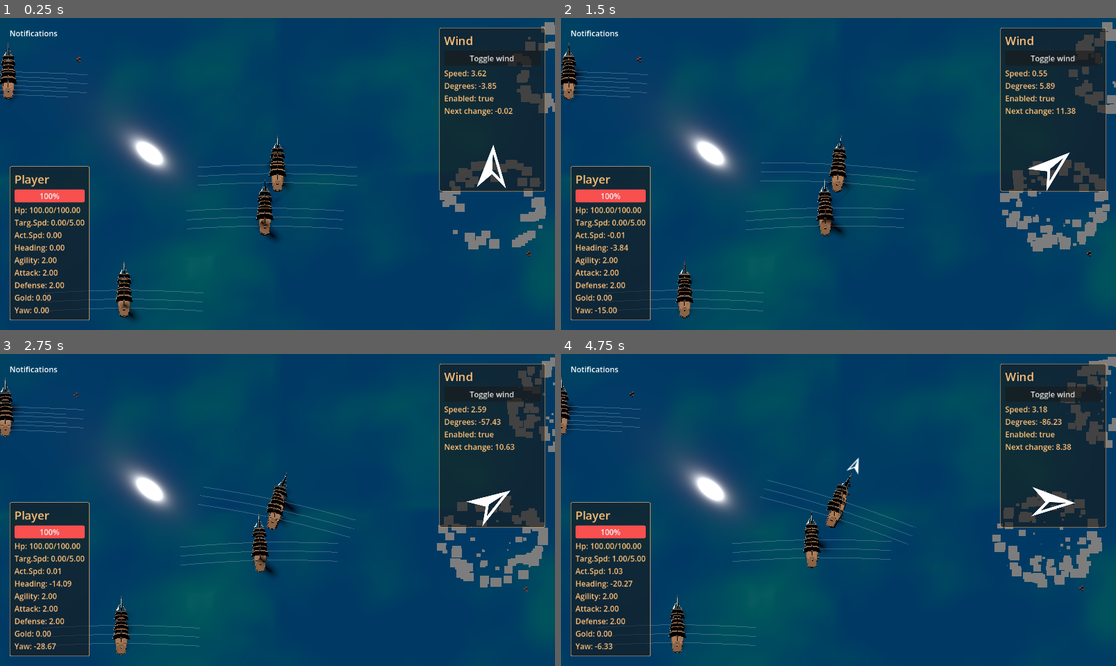
Above: before the commit, frames 1-4 (two rows, left to right).
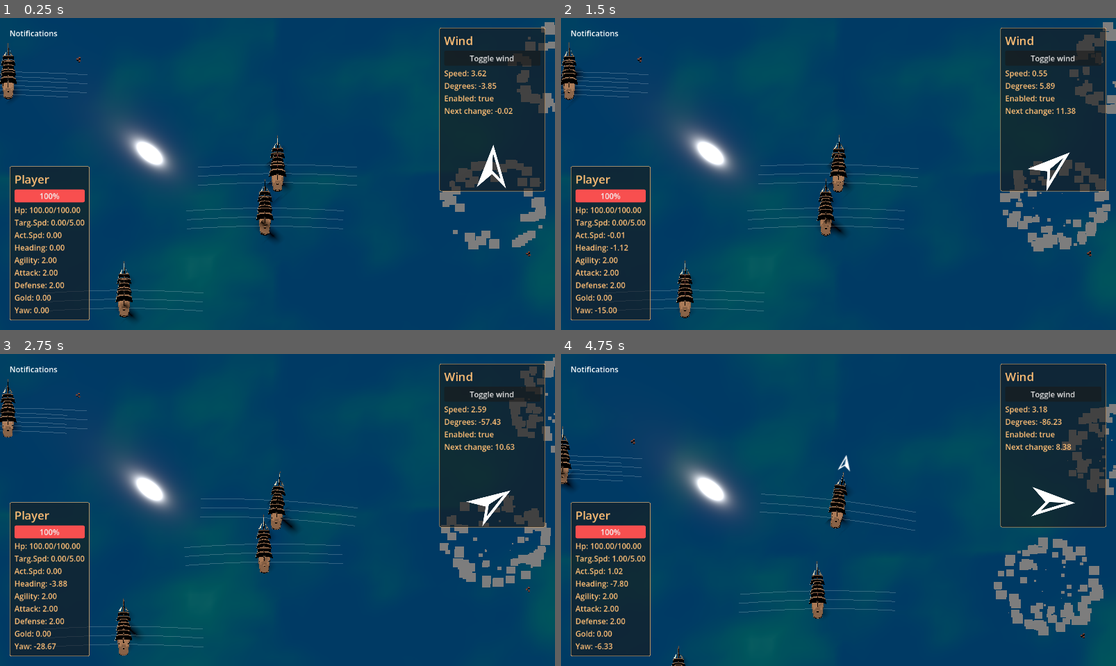
Above: after the commit, the same moments.

Repository: Munghard/pirates
Game: Godot game, scene res://Scenes/world.tscn
The game is run twice, just before and just after one commit, with the same random seed, the same clock (stepped at 60 frames per second) and the same inputs.
Inputs (mouse positions are in pixels of both pictures, inside the frame that each line leads up to):
- Up to frame 1 (0.25 s): no input
- Up to frame 2 (1.5 s): tap Enter at 0.5, 0.6, 1.35 s; move the mouse to (960, 158) at 0.52 s; hold D 0.53-1.28 s; click (960, 158) at 0.67 s; move the mouse to (727, 189) at 1.27 s; hold S from 1.28 s (still down)
- Up to frame 3 (2.75 s): move the mouse to (333, 441) at 2.02 s; release S at 2.03 s; hold D from 2.03 s (still down); tap Enter at 2.1 s
- Up to frame 4 (4.75 s): move the mouse to (810, 572) at 2.77 s; release D at 2.78 s; hold W 2.78-3.53 s; tap Enter at 2.85, 3.6, 4.35 s; click (810, 572) at 2.92 s; move the mouse to (1005, 556) at 3.52 s; hold A from 3.53 s (still down); move the mouse to (672, 463) at 4.27 s

The runs differ from the first frame. In frame 1, less than 0.1% of the frame differs, in the area x 0-52%, y 17-94%; in frame 2, 1.3%; in frame 3, 3.6%; in frame 4, 8.0%, in the area x 0-100%, y 0-100%.

Commit message:
rotations working now

Diff:
--- a/Scenes/enemy_ship.tscn
+++ b/Scenes/enemy_ship.tscn
@@ -11,7 +11,7 @@
 [sub_resource type="BoxShape3D" id="BoxShape3D_ovko2"]
 size = Vector3(1.1582031, 1.4629517, 4.948715)
 
-[node name="enemy_ship" type="RigidBody3D" unique_id=1754202150 node_paths=PackedStringArray("floater", "canons_port", "canons_starboard")]
+[node name="enemy_ship" type="RigidBody3D" unique_id=1754202150 node_paths=PackedStringArray("floater", "target_arrow", "canons_port", "canons_starboard")]
 mass = 100000.0
 gravity_scale = 0.0
 angular_damp = 5.0
@@ -20,6 +20,7 @@
 navy_ship = ExtResource("3_c6fo0")
 merchant_ship = ExtResource("4_ovko2")
 floater = NodePath("floater")
+target_arrow = NodePath("target_arrow")
 loot = ExtResource("4_a0oot")
 canons_port = [NodePath("Canon"), NodePath("Canon2"), NodePath("Canon3")]
 canons_starboard = [NodePath("Canon4"), NodePath("Canon5"), NodePath("Canon6")]
@@ -36,6 +37,14 @@
 
 [node name="Sprite3D" type="Sprite3D" parent="forward_arrow" unique_id=963629054]
 transform = Transform3D(1, 0, 0, 0, -4.371139e-08, -1, 0, 1, -4.371139e-08, 0, 0, 1.0000001)
+texture = ExtResource("6_c6fo0")
+
+[node name="target_arrow" type="Node3D" parent="." unique_id=148711982]
+transform = Transform3D(1, 0, 0, 0, 1, 0, 0, 0, 1, 0, 4.6925354, -0.48188114)
+
+[node name="Sprite3D" type="Sprite3D" parent="target_arrow" unique_id=1119686509]
+transform = Transform3D(1, 0, 0, 0, -4.371139e-08, -1, 0, 1, -4.371139e-08, 0, 0, 1.0000001)
+modulate = Color(1, 0.33999997, 0.33999997, 1)
 texture = ExtResource("6_c6fo0")
 
 [node name="Canon" parent="." unique_id=101832743 instance=ExtResource("7_c6fo0")]
--- a/Scenes/maelstrom.tscn
+++ b/Scenes/maelstrom.tscn
@@ -1,6 +1,6 @@
 [gd_scene format=3 uid="uid://c4w0h65nmvokw"]
 
-[ext_resource type="Script" uid="uid://busan32mauwi4" path="res://Scenes/maelstrom.gd" id="1_8s505"]
+[ext_resource type="Script" uid="uid://busan32mauwi4" path="res://Scripts/maelstrom.gd" id="1_8s505"]
 
 [sub_resource type="Curve" id="Curve_c5t2i"]
 _data = [Vector2(0, 0), 0.0, 0.0, 0, 0, Vector2(0.15862069, 1), 0.0, 0.0, 0, 0, Vector2(0.97931033, 0), -2.317815, 0.0, 0, 0]
--- a/Scenes/world.tscn
+++ b/Scenes/world.tscn
@@ -152,6 +152,7 @@
 textureSize = 512
 
 [node name="PlayerShip" parent="." unique_id=7143519 node_paths=PackedStringArray("canons_port", "canons_starboard") instance=ExtResource("1_fo5ed")]
+linear_damp = 1.0
 script = ExtResource("3_5v1tr")
 loot = ExtResource("5_5v1tr")
 canons_port = [NodePath("Canon"), NodePath("Canon2"), NodePath("Canon3")]
--- a/Scripts/EnemyShip.gd
+++ b/Scripts/EnemyShip.gd
@@ -6,6 +6,7 @@
 @export var navy_ship: PackedScene
 @export var merchant_ship: PackedScene
 @export var floater: Node3D
+@export var target_arrow: Node3D
 
 var change_route := 10.0
 var route_timer := 0.0
@@ -35,21 +36,21 @@
 func _ready() -> void:
 	var s
 	ship_name = "Navy"
-	max_hit_points = 150
+	max_hit_points = 75.0
 	s = navy_ship.instantiate()
 	defense = randi_range(1, 4)
 	gold = randi_range(0, 200)
 	if randf() > 0.5:
 		ship_name = "Merchant"
 		defense = randi_range(1, 2)
-		max_hit_points = 50
+		max_hit_points = 10.0
 		s = merchant_ship.instantiate()
 		gold = randi_range(0, 1000)
 		if randf() > 0.5:
 			gold = randi_range(0, 100)
 			ship_name = "Pirate"
 			defense = randi_range(1, 3)
-			max_hit_points = 100
+			max_hit_points = 50.0
 			s = pirate_ship.instantiate()
 
 	add_child(s)
@@ -71,12 +72,12 @@
 		var ship = _attacker as Ship
 		if ship:
 			#compare ship stats and decide what to do
+			set_state(AIState.COMBAT)
 			if defense > ship.attack or attack > ship.defense:
-				set_state(AIState.COMBAT)
-				set_combat_state(CombatState.AGRO)
+				set_combat_state(CombatState.PURSUE)
 			else:
 				set_combat_state(CombatState.FLEE)
-				await get_tree().create_timer(10.0).timeout
+				await get_tree().create_timer(100.0).timeout
 				set_state(AIState.ENROUTE)
 
 
@@ -108,6 +109,9 @@
 		elif dist_to_attacker > agro_dist + 2.0: # small buffer
 			set_combat_state(CombatState.PURSUE)
 
+	elif not attacker:
+		set_state(AIState.ENROUTE)
+	target_arrow.visible = false
 	match ai_state:
 		AIState.IDLE:
 			#do nothing
@@ -115,21 +119,24 @@
 		AIState.ENROUTE:
 			en_route_behaviour(delta)
 		AIState.COMBAT:
-			var deg_to_target = rad_to_deg(atan2(dir_to_attacker.z, dir_to_attacker.x))
+			target_arrow.visible = true
+			target_arrow.global_rotation = Vector3.UP * deg_to_rad(yaw_deg + -90)
+			var deg_to_target = rad_to_deg(atan2(dir_to_attacker.z, -dir_to_attacker.x))
 			match combat_state:
 				CombatState.PURSUE:
-					yaw_deg = deg_to_target
+					yaw_deg = deg_to_target + 90
 					target_speed = top_speed
 				CombatState.AGRO:
 					# add 90 to angle to be perpendicular for shooting
 					target_speed = 0.0
-					yaw_deg = deg_to_target + 90
+					yaw_deg = deg_to_target
 					var diff = angle_difference(rotation.y, deg_to_rad(yaw_deg))
 					if abs(diff) < deg_to_rad(10.0):
-						port_pitch(dist_to_attacker / 5.0)
+						set_canon_pitch((dist_to_attacker / 2.0))
+						# print((dist_to_attacker / 1.0));
 						shoot_port()
 				CombatState.FLEE:
-					yaw_deg = deg_to_target
+					yaw_deg = - deg_to_target
 					target_speed = top_speed
 
 
--- a/Scripts/Ship.gd
+++ b/Scripts/Ship.gd
@@ -56,7 +56,7 @@
 
 	actual_speed = target_speed + wind_along_forward
 
-	apply_central_force(forward * actual_speed * mass / 10.0)
+	apply_central_force(forward * actual_speed * mass * 5)
 	# position += forward * actual_speed * delta
 	# var new_yaw = lerp_angle(rotation.y, deg_to_rad(yaw_deg), delta)
 	# rotation = Vector3(0, new_yaw, 0)
@@ -66,7 +66,8 @@
 	var rotation_diff = angle_difference(current_rotation, target_rotation_rad)
 
 	# Apply a turning force based on how far we need to turn
-	apply_torque(Vector3.UP * rotation_diff * agility * mass * 5.0)
+	# rotation = Vector3(0, new_yaw, 0)
+	apply_torque(Vector3.UP * rotation_diff * agility * mass / (target_speed + 1.0))
 
 
 func spawn_loot():
@@ -122,6 +123,12 @@
 		await get_tree().create_timer(randf() / 10.0).timeout
 		canon.pitch += value
 
+func set_canon_pitch(value: float):
+	for canon in canons_starboard:
+		canon.pitch = value
+	for canon in canons_port:
+		canon.pitch = value
+
 func shoot_port():
 	for canon in canons_port:
 		await get_tree().create_timer(randf() / 10.0).timeout
--- a/Scripts/canon.gd
+++ b/Scripts/canon.gd
@@ -4,6 +4,7 @@
 @export var cannon_ball: PackedScene
 @export var canon: Node3D
 @export var particle: GPUParticles3D
+@onready var canon_mesh := canon.get_node("mesh")
 var force := 25.0
 var damage := 5.0
 var pitch := 0.0
@@ -30,7 +31,7 @@
 
 func _process(delta):
 	fire_timer -= delta
-	canon.get_node("mesh").rotation = Vector3(deg_to_rad(-pitch - 90), 0, 0)
+	canon_mesh.rotation.x = deg_to_rad(pitch)
 	create_line()
 
 func create_line():
Renamed: Scenes/maelstrom.gd -> Scripts/maelstrom.gd
Renamed: Scenes/maelstrom.gd.uid -> Scripts/maelstrom.gd.uid
